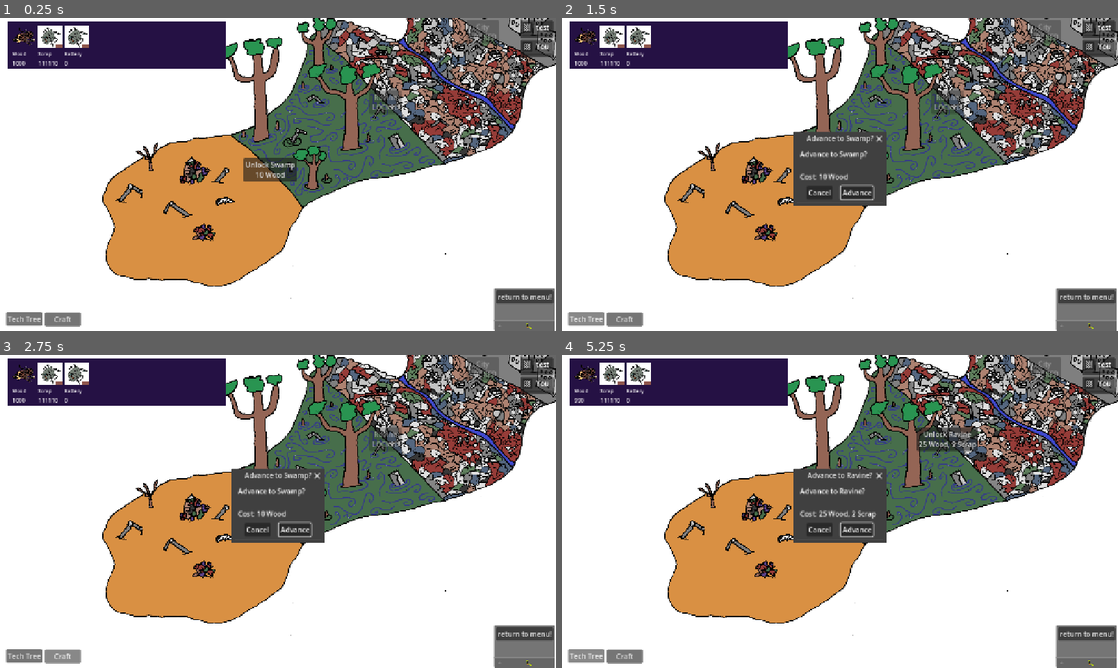
Above: before the commit, frames 1-4 (two rows, left to right).
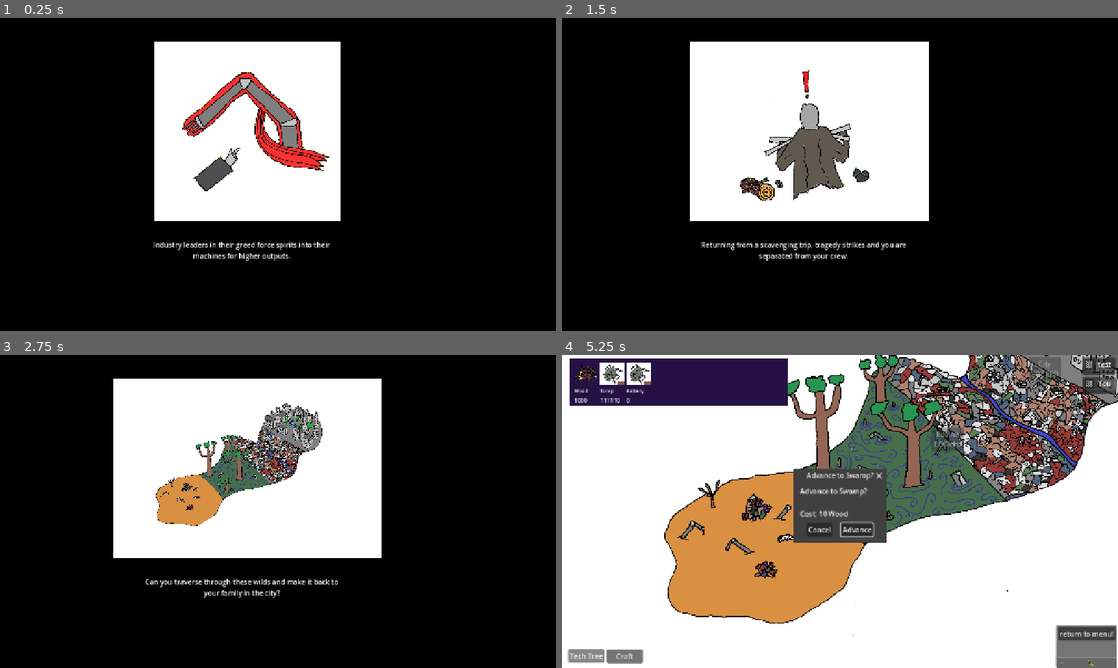
Above: after the commit, the same moments.

Repository: ChrstphrHll/brackeys2026.2
Game: Godot game, scene res://game.tscn
Same seed, same stepped clock (60 frames per second), same inputs: the game is played once before the commit and once after it. The engine's default icon, where the game draws it, is replaced by a stand-in: a white triangle on a blue panel in a dark square.
Inputs (mouse positions are in pixels of both pictures, inside the frame that each line leads up to):
- Up to frame 1 (0.25 s): no input
- Up to frame 2 (1.5 s): click "Unlock Swamp 10 Wood" at 0.5 s; click "Tech Tree" at 1.25 s
- Up to frame 3 (2.75 s): click "Craft" at 2 s
- Up to frame 4 (5.25 s): click (856, 530) at 2.75 s, where only the run before the commit has a clickable "Advance"; click "Unlock Ravine 25 Wood, 2 Scrap" (after the commit: "Unlock Swamp 10 Wood") at 3.5 s; click "Unlock Ravine 25 Wood, 2 Scrap" (after the commit: "Unlock Swamp 10 Wood") at 4.25 s; click "Tech Tree" at 5 s

The runs differ from the first frame. In frame 1, 92% of the frame differs, in the area x 0-100%, y 0-100%; in frame 2, 90%; in frame 3, 89%; in frame 4, 0.9%.

Commit message:
cutscene options loaded in

Diff:
--- a/game.gd
+++ b/game.gd
@@ -3,6 +3,10 @@
 
 @onready var machines = [$UI/Machines/Machine]
 var machine_scene = preload("res://machines/machine.tscn")
+
+# CUTSCENE TRIGGERS
+
+
 
 
 # TECH TREE
--- a/game.tscn
+++ b/game.tscn
@@ -7,6 +7,7 @@
 [ext_resource type="Script" uid="uid://cq07e5l4s8y8b" path="res://resource_display.gd" id="3_feb5d"]
 [ext_resource type="PackedScene" uid="uid://bo17u31186itu" path="res://ui/tech_tree_menu.tscn" id="4_fc0e3"]
 [ext_resource type="PackedScene" uid="uid://c3wpjll2xf65r" path="res://ui/crafting_menu.tscn" id="7_eow3j"]
+[ext_resource type="PackedScene" uid="uid://8ahvfy8n88ym" path="res://ui/cutscene.tscn" id="8_j5wjh"]
 
 [node name="Game" type="Node" unique_id=1275175939]
 script = ExtResource("1_80nbo")
@@ -171,5 +172,7 @@
 layout_mode = 2
 text = "return to menu!"
 
+[node name="Opening" parent="." unique_id=926457140 instance=ExtResource("8_j5wjh")]
+
 [connection signal="pressed" from="UI/CraftingButton" to="." method="_on_crafting_button_pressed"]
 [connection signal="pressed" from="DebuggingUI/FoldableContainer/VBoxContainer/MainMenu" to="." method="_on_main_menu_pressed"]
--- a/project.godot
+++ b/project.godot
@@ -20,10 +20,10 @@
 SceneManager="*uid://d2q5p2722ddm6"
 Resources="*uid://crlludnpgp5hi"
 TechTree="*uid://bdjksmmx13yy6"
-Machines="*uid://7vw01su6nuoe"
 Tasks="*uid://booll5pu18h2r"
 Zones="*uid://yq6lqfc8wnfe"
 Events="*uid://1a5ammiygx87"
+Machines="*uid://7vw01su6nuoe"
 
 [display]
 
@@ -31,6 +31,17 @@
 window/size/viewport_height=720
 window/stretch/mode="canvas_items"
 window/stretch/aspect="expand"
+
+[input]
+
+ui_accept={
+"deadzone": 0.5,
+"events": [Object(InputEventKey,"resource_local_to_scene":false,"resource_name":"","device":16,"window_id":0,"alt_pressed":false,"shift_pressed":false,"ctrl_pressed":false,"meta_pressed":false,"pressed":false,"keycode":4194309,"physical_keycode":0,"key_label":0,"unicode":0,"location":0,"echo":false,"script":null)
+, Object(InputEventKey,"resource_local_to_scene":false,"resource_name":"","device":16,"window_id":0,"alt_pressed":false,"shift_pressed":false,"ctrl_pressed":false,"meta_pressed":false,"pressed":false,"keycode":4194310,"physical_keycode":0,"key_label":0,"unicode":0,"location":0,"echo":false,"script":null)
+, Object(InputEventKey,"resource_local_to_scene":false,"resource_name":"","device":16,"window_id":0,"alt_pressed":false,"shift_pressed":false,"ctrl_pressed":false,"meta_pressed":false,"pressed":false,"keycode":32,"physical_keycode":0,"key_label":0,"unicode":32,"location":0,"echo":false,"script":null)
+, Object(InputEventMouseButton,"resource_local_to_scene":false,"resource_name":"","device":-1,"window_id":0,"alt_pressed":false,"shift_pressed":false,"ctrl_pressed":false,"meta_pressed":false,"button_mask":1,"position":Vector2(402, 10),"global_position":Vector2(411, 58),"factor":1.0,"button_index":1,"canceled":false,"pressed":true,"double_click":false,"script":null)
+]
+}
 
 [physics]
 
--- a/ui/cutscene.gd
+++ b/ui/cutscene.gd
@@ -1,36 +1,111 @@
 extends ColorRect
-# test
+
+enum CUTSCENES {
+	OPENING,
+	NO_ONE,
+	ENDING
+}
+
+@export var selected_cutscene: CUTSCENES
+
+
 @onready var timer = $Timer
 var storyIndex = 0
 
-var pictures = [
-	preload("res://assets/WoodResource.png"),
-	preload("res://assets/Bulldozer.png"),
-	preload("res://icon.svg")
+var pictures = []
+
+var textEntries = []
+
+
+const OPENING_IMAGES = [
+	preload("uid://c6awb0ifjubxf"),
+	preload("uid://dykdf65mkmyql"),
+	preload("res://assets/cutscene3.1.png"),
+	preload("res://assets/Brackeys_Map.png"),
 ]
 
-var textEntries = [
-	"this is the first part of the story",
-	"this is the second",
-	"and finally, thjis quite long thing hereand finally, thjis quite long thing hereand finally, thjis quite long thing hereand finally, thjis quite long thing here."
+const OPENING_TEXT = [
+	"Industry leaders in their greed force spirits into their machines for higher outputs.",
+	"Furious with their imprisonment, the spirits broke free from their subjugation, bringing society to its knees.",
+	"Returning from a scavenging trip, tragedy strikes and you are separated from your crew.",
+	"Can you traverse through these wilds and make it back to your family in the city?"
 ]
 
+
+const NO_ONE = [
+	preload("uid://b8mbt430bm03b"),
+	preload("uid://b03i007net8v3"),
+	preload("uid://dj4hiwt2y8f1o"),
+	preload("uid://dpbjrxtvc2d3x"),
+	preload("uid://jw121l5c8rs4")
+]
+
+const NO_ONE_TEXT = [
+	"A rustle from the bushes.",
+	"An industrial arm pulls itself into the clearing moving with malice.",
+	"Just as it moves to strike you, another shows up taking the hit instead.",
+	"You quickly yank the battery from the arm safe from the original threat.",
+	"You were saved by a machine, but can you trust them?",
+]
+
+const ENDING = [
+	preload("res://assets/Ending.png")
+]
+
+const ENDING_TEXT = [
+	"You return to the city to rejoicing neighbors"
+]
+
+
+func set_opening_cutscene():
+	pictures = OPENING_IMAGES
+	textEntries = OPENING_TEXT
+
+
+func set_no_one_cutscene():
+	pictures = NO_ONE
+	textEntries = NO_ONE_TEXT
+
+
+func set_ending_cutscene():
+	pictures = ENDING
+	textEntries = ENDING_TEXT
+
+
+var cutscene_setters = [
+	set_opening_cutscene,
+	set_no_one_cutscene,
+	set_ending_cutscene
+]
 
 
 func _ready():
 	assert(len(textEntries) == len(pictures), "Pictures and Entries must be the same length")
-
+	cutscene_setters[selected_cutscene].call()
 	set_screen()
 
 
+func _process(event):
+	if Input.is_action_just_pressed("ui_accept"):
+		print("scond")
+		if not progress_story():
+			return
+		set_screen()
+		timer.start()
+
+
 func _on_timer_timeout():
+	if not progress_story():
+		return
+	set_screen()
+
+
+func progress_story():
 	storyIndex += 1
-	print(len(textEntries), storyIndex, storyIndex == len(textEntries))
 	if storyIndex == len(textEntries):
 		self.queue_free()
-		return
-
-	set_screen()
+		return false
+	return true
 
 
 func set_screen():
Binary file added: assets/Ending.png
Not shown, added: assets/Ending.png.import
Binary file added: assets/GameOver.png
Not shown, added: assets/GameOver.png.import
Binary file added: assets/cutscene1.1.png
Not shown, added: assets/cutscene1.1.png.import
Binary file added: assets/cutscene1.2.png
Not shown, added: assets/cutscene1.2.png.import
Binary file added: assets/cutscene3.1.png
Not shown, added: assets/cutscene3.1.png.import
Binary file added: assets/cutscene3.2.png
Not shown, added: assets/cutscene3.2.png.import
(and 10 more such lines)
